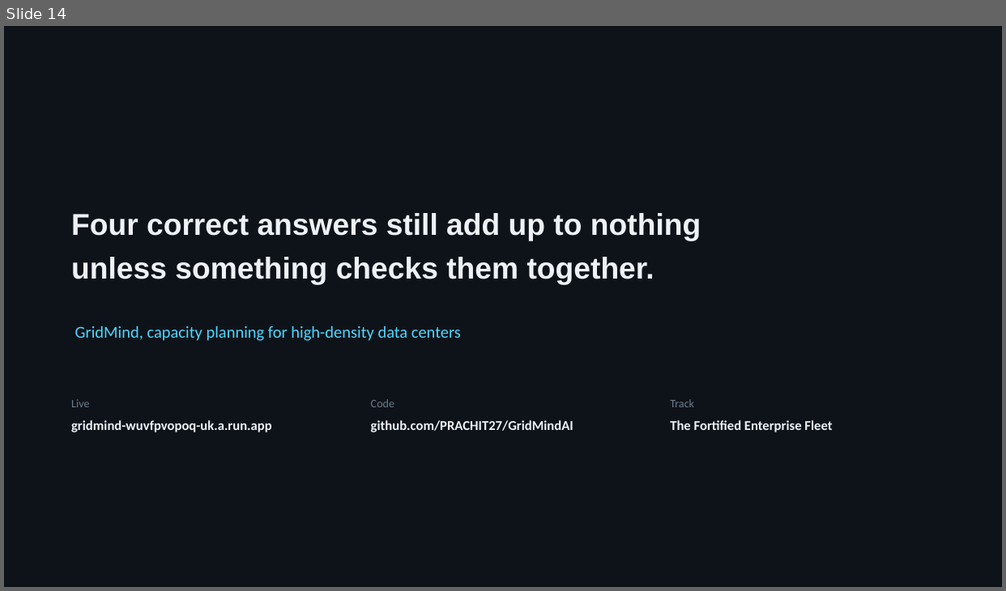
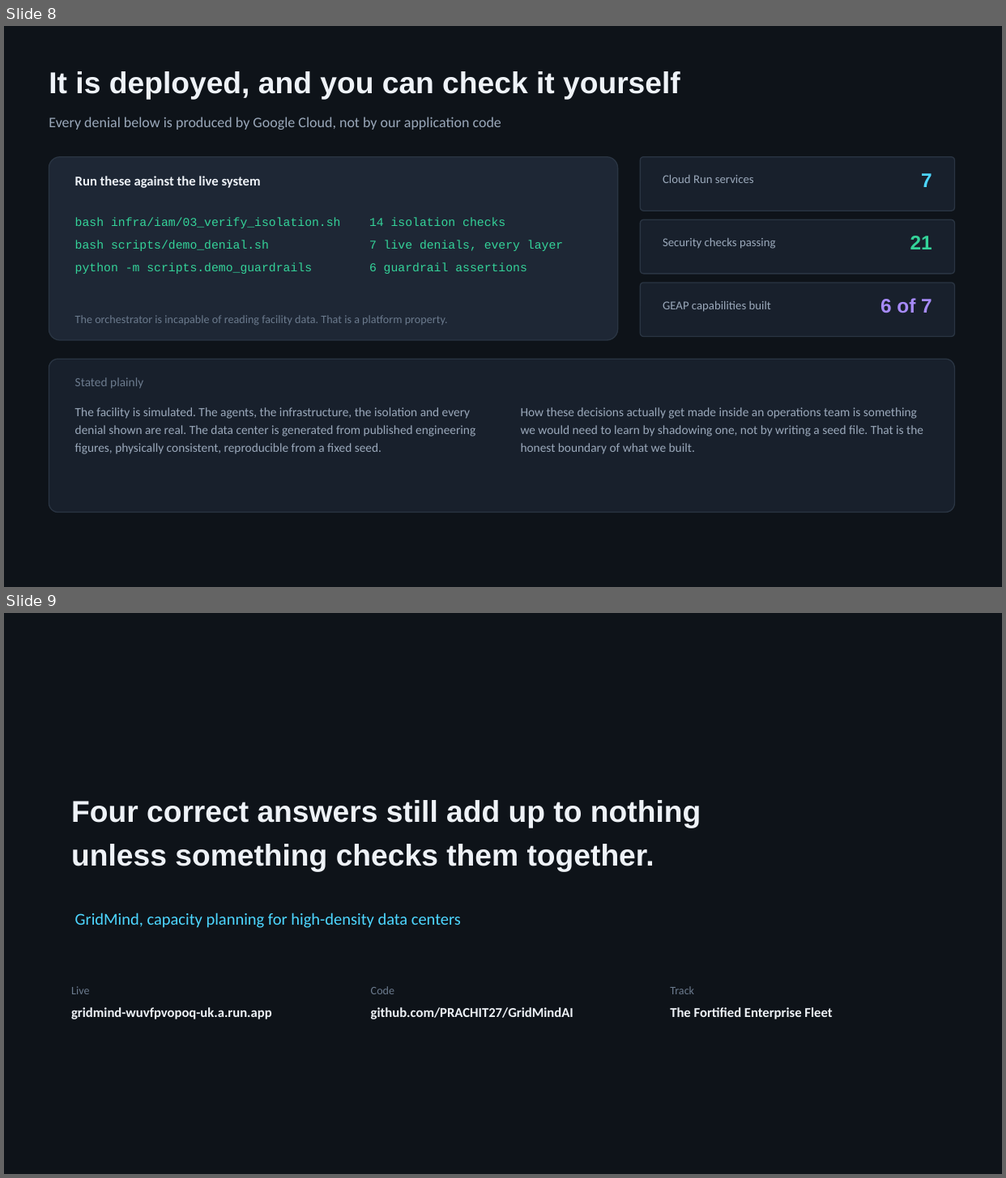
Before and after one commit to PRACHIT27/GridMindAI, a slide deck: docs/GridMind_Submission_Deck.pptx. Shown one above the other, each under a label of ours: slide 14 before the commit, slides 8 and 9 after it. The pictures are 1006x591 and 1006x1178 pixels, drawn with LibreOffice and Linux fonts; fonts in the diff are those of the drawing. Boxes give left, top, right and bottom in pixels: in the first picture for what was removed or moved away, otherwise in the second. Text is boxed around its words. In the diff, an @@ line names an element or a change of style, - is before the commit and + after.

```diff
--- a/docs/GridMind_Submission_Deck.pptx
+++ b/docs/GridMind_Submission_Deck.pptx
@@ slide 8 added at (4, 26, 1002, 587), background #0E1319 @@
@@ text added at (49, 71, 680, 100), 29 pt, text #EEF2F7, bold @@
+It is deployed, and you can check it yourself
@@ text added at (49, 117, 501, 130), 14 pt, text #9AA8BA @@
+Every denial below is produced by Google Cloud, not by our application code
@@ rounded rectangle added at (49, 157, 618, 340), fill #1E2735, outline #2A3543 1 pt @@
@@ rounded rectangle added at (641, 157, 955, 211), fill #18202C, outline #2A3543 1 pt @@
@@ text added at (75, 176, 261, 188), 13 pt, text #EEF2F7, bold @@
+Run these against the live system
@@ text added at (663, 175, 754, 183), 11.5 pt, text #9AA8BA @@
+Cloud Run services
@@ text added at (921, 173, 932, 187), 19 pt, text #4DD6FF, bold @@
+7
@@ text added at (75, 217, 563, 274), 11.5 pt, text #34D399 @@
+bash infra/iam/03_verify_isolation.sh 14 isolation checks
+bash scripts/demo_denial.sh 7 live denials, every layer
+python -m scripts.demo_guardrails 6 guardrail assertions
@@ rounded rectangle added at (641, 220, 955, 274), fill #18202C, outline #2A3543 1 pt @@
@@ text added at (663, 238, 775, 249), 11.5 pt, text #9AA8BA @@
+Security checks passing
@@ text added at (910, 236, 932, 250), 19 pt, text #34D399, bold @@
+21
@@ rounded rectangle added at (641, 283, 955, 337), fill #18202C, outline #2A3543 1 pt @@
@@ text added at (75, 315, 448, 325), 11 pt, text #6B7A8D @@
+The orchestrator is incapable of reading facility data. That is a platform property.
@@ text added at (663, 301, 771, 312), 11.5 pt, text #9AA8BA @@
+GEAP capabilities built
@@ text added at (880, 298, 932, 314), 19 pt, text #A78BFA, bold @@
+6 of 7
@@ rounded rectangle added at (49, 359, 955, 513), fill #18202C, outline #2A3543 1 pt @@
@@ text added at (75, 378, 143, 389), 12 pt, text #6B7A8D @@
+Stated plainly
@@ text added at (75, 408, 475, 454), 12 pt, text #9AA8BA @@
+The facility is simulated. The agents, the infrastructure, the isolation and every denial shown are real. The data center is generated from published engineering figures, physically consistent, reproducible from a fixed seed.
@@ text added at (521, 408, 923, 454), 12 pt, text #9AA8BA @@
+How these decisions actually get made inside an operations team is something we would need to learn by shadowing one, not by writing a seed file. That is the honest boundary of what we built.
@@ what was slide 14 is now slide 9 @@
```
Also in this commit, not shown: 3 slides changed, 3 other slides added, 9 slides removed, 1 other file.
